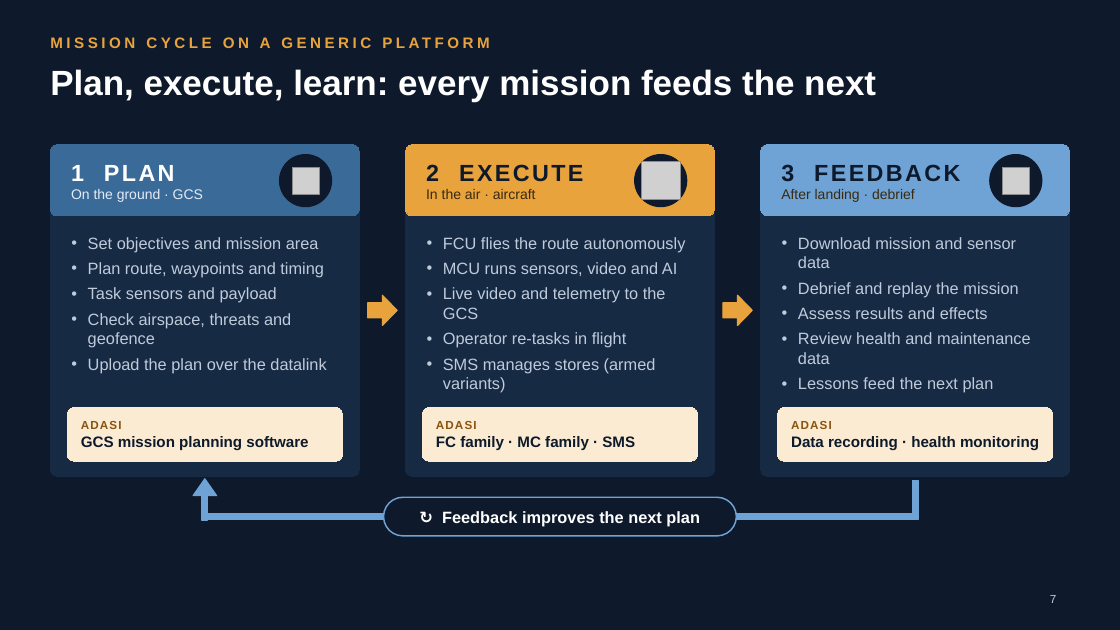
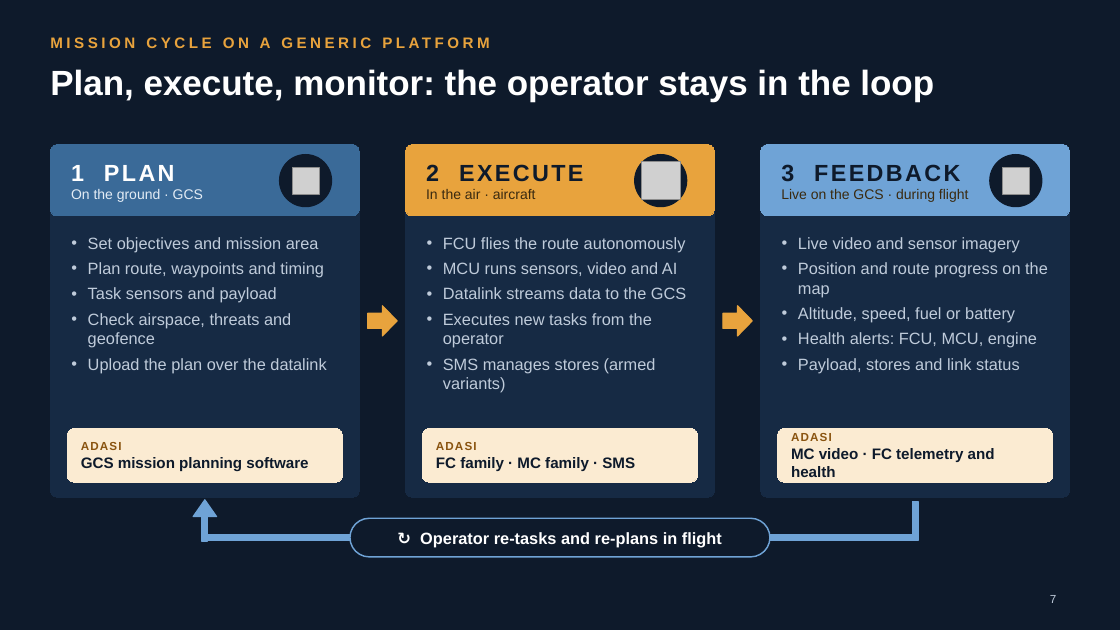
Before and after one commit to mmasabi/AIRepo, a slide deck: slide 7 of Avionics_CoE_Presentation.pptx. Drawn at 1120x630 pixels with LibreOffice and Linux fonts; fonts in the diff are those of the drawing; grey boxes stand for pictures. Boxes give left, top, right and bottom in pixels: in the first picture for what was removed or moved away, otherwise in the second. Text is boxed around its words. In the diff, an @@ line names an element or a change of style, - is before the commit and + after.

```diff
--- a/Avionics_CoE_Presentation.pptx
+++ b/Avionics_CoE_Presentation.pptx
@@ title at box(50, 69, 934, 102): text changed @@
-Plan, execute, learn: every mission feeds the next
+Plan, execute, monitor: the operator stays in the loop
@@ rounded rectangle: place and size @@
-rounded rectangle at box(50, 145, 360, 476)
+rounded rectangle at box(50, 145, 360, 497)
@@ rounded rectangle: place and size @@
-rounded rectangle at box(406, 145, 715, 476)
+rounded rectangle at box(406, 145, 715, 497)
@@ rounded rectangle: place and size @@
-rounded rectangle at box(761, 145, 1070, 476)
+rounded rectangle at box(761, 145, 1070, 497)
@@ text in rounded rectangle at box(781, 189, 969, 202): text changed @@
-After landing · debrief
+Live on the GCS · during flight
@@ text at box(798, 237, 1048, 348): text changed @@
-• Download mission and sensor data
-• Debrief and replay the mission
-• Assess results and effects
-• Review health and maintenance data
-• Lessons feed the next plan
+• Live video and sensor imagery
+• Position and route progress on the map
+• Altitude, speed, fuel or battery
+• Health alerts: FCU, MCU, engine
+• Payload, stores and link status
@@ text at box(443, 287, 686, 348): text changed @@
-• Live video and telemetry to the GCS
-• Operator re-tasks in flight
+• Datalink streams data to the GCS
+• Executes new tasks from the operator
@@ right arrow: place and size @@
-right arrow at box(368, 296, 397, 326)
+right arrow at box(368, 306, 397, 336)
@@ right arrow: place and size @@
-right arrow at box(723, 296, 753, 326)
+right arrow at box(723, 306, 753, 336)
@@ 3 rounded rectangles, 3 rectangles, 1 triangle: place and size @@
-3 rounded rectangles, 3 rectangles, 1 triangle at box(67, 408, 1054, 520)
+3 rounded rectangles, 3 rectangles, 1 triangle at box(67, 429, 1054, 541)
@@ text in rounded rectangle at box(791, 448, 995, 477): text changed @@
-Data recording · health monitoring
+MC video · FC telemetry and health
@@ rounded rectangle "↻ Operator re-tasks and re-plans ...": place and size @@
-rounded rectangle "↻ Operator re-tasks and re-plans ..." at box(384, 497, 737, 536)
+rounded rectangle "↻ Operator re-tasks and re-plans ..." at box(350, 518, 770, 557)
@@ text in rounded rectangle at box(420, 532, 722, 547): text changed @@
-↻ Feedback improves the next plan
+↻ Operator re-tasks and re-plans in flight
```
